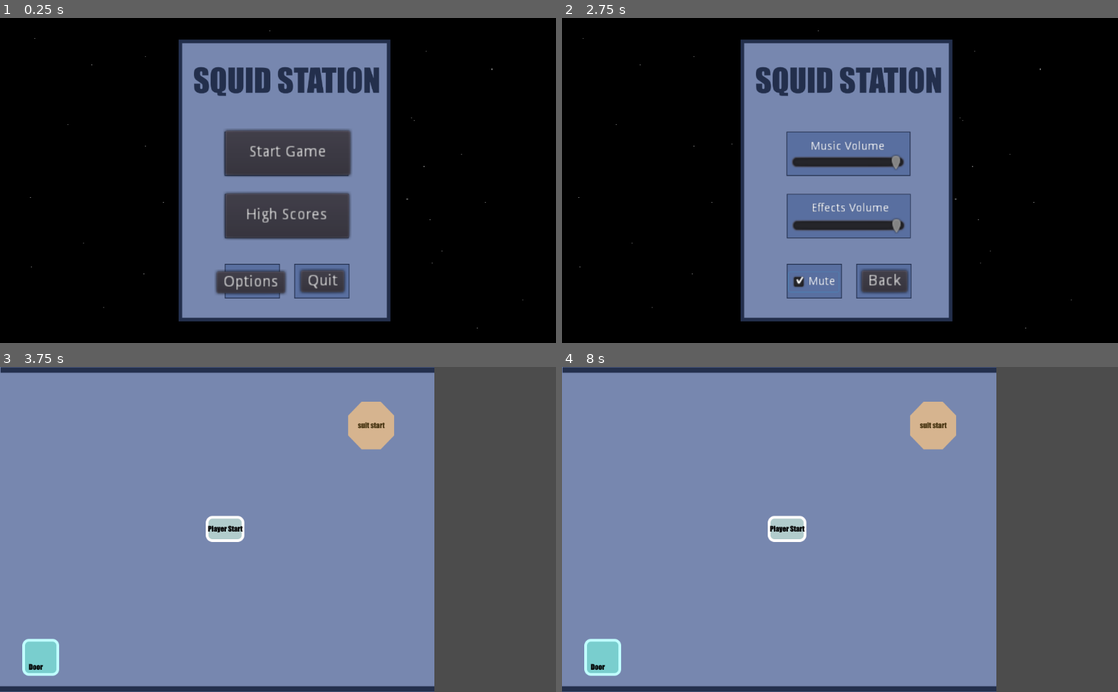
Above: before the commit, frames 1-4 (two rows, left to right).
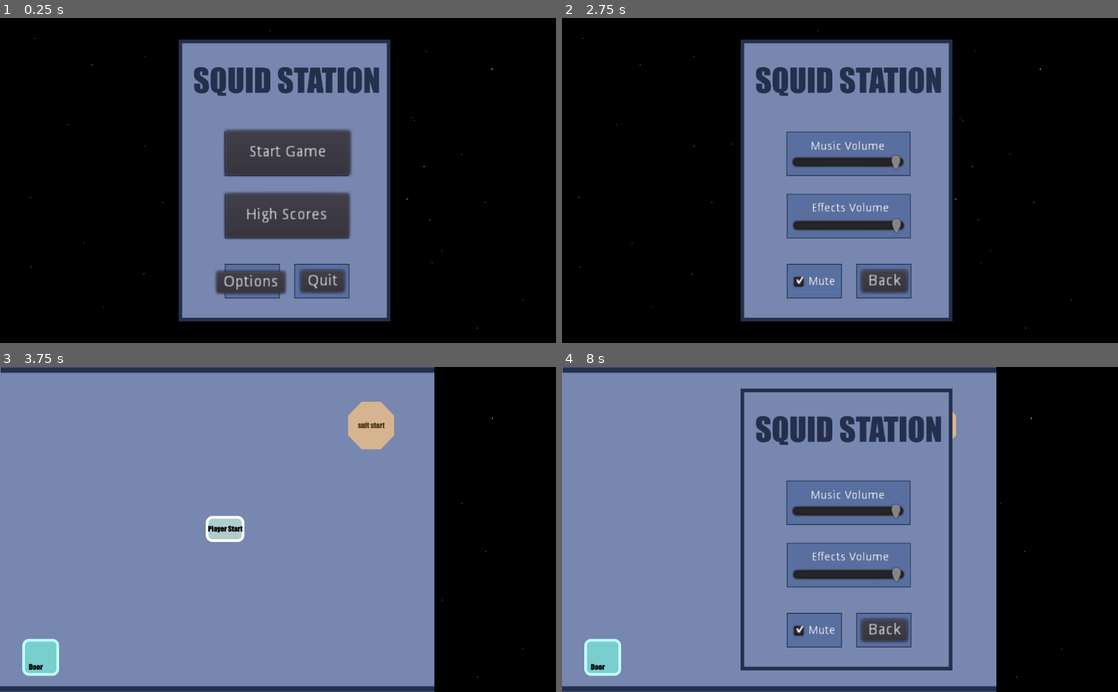
Above: after the commit, the same moments.

Repository: Rathenix/SquidStation
Game: Godot game, scene res://scenes/title_screen.tscn
The game is run twice, just before and just after one commit, with the same random seed, the same clock (stepped at 60 frames per second) and the same inputs. Before the commit the project starts from res://scenes/main_menu.tscn.
Inputs:
- Up to frame 1 (0.25 s): no input
- Up to frame 2 (2.75 s): click "High Scores" at 0.5 s; click "Options" at 1.25 s; click "Mute" at 2 s
- Up to frame 3 (3.75 s): click "Back" at 2.75 s; click "Start Game" at 3.5 s
- Up to frame 4 (8 s): tap Enter at 4.25, 5.75, 7.25 s; tap Space at 5, 6.5 s; tap Escape (ui_pause, bound only after the commit) at 7.9 s

Frames 1-2 are identical in both runs. In frame 3, 22% of the frame differs, in the area x 78-100%, y 0-100%; in frame 4, 35%, in the area x 32-100%, y 0-100%.
Error before the commit: Invalid get index 'high_scores' (on base: 'Dictionary'). (res://scripts/main_menu.gd:24)
Error after the commit: Invalid get index 'high_scores' (on base: 'Dictionary'). (res://scripts/title_screen.gd:9)

Commit message:
Pause Screen and functionality
-Made a new Pause scene
-factored out the paralax background to its own scene that does not pause
-Added functions to Game.gd to load the pause scene and pause the scene tree and unpause and close the pause screen

Diff:
--- a/project.godot
+++ b/project.godot
@@ -11,12 +11,24 @@
 [application]
 
 config/name="SquidStation"
-run/main_scene="res://scenes/main_menu.tscn"
+run/main_scene="res://scenes/title_screen.tscn"
 config/icon="res://icon.png"
 
 [autoload]
 
 Game="*res://scripts/Game.gd"
+
+[input]
+
+ui_cancel={
+"deadzone": 0.5,
+"events": [  ]
+}
+ui_pause={
+"deadzone": 0.5,
+"events": [ Object(InputEventKey,"resource_local_to_scene":false,"resource_name":"","device":0,"alt":false,"shift":false,"control":false,"meta":false,"command":false,"pressed":false,"scancode":16777217,"physical_scancode":0,"unicode":0,"echo":false,"script":null)
+ ]
+}
 
 [physics]
 
--- a/scenes/level1.tscn
+++ b/scenes/level1.tscn
@@ -1,9 +1,14 @@
-[gd_scene load_steps=2 format=2]
+[gd_scene load_steps=4 format=2]
 
 [ext_resource path="res://images/level1.png" type="Texture" id=1]
+[ext_resource path="res://scripts/level1.gd" type="Script" id=2]
+[ext_resource path="res://scenes/space_parallax.tscn" type="PackedScene" id=3]
 
 [node name="level1" type="Node2D"]
+script = ExtResource( 2 )
 
-[node name="background" type="Sprite" parent="."]
+[node name="space_parallax" parent="." instance=ExtResource( 3 )]
+
+[node name="level" type="Sprite" parent="."]
 texture = ExtResource( 1 )
 centered = false
--- a/scenes/main_menu.tscn
+++ /dev/null
@@ -1,119 +0,0 @@
-[gd_scene load_steps=4 format=2]
-
-[ext_resource path="res://images/sapce.png" type="Texture" id=1]
-[ext_resource path="res://images/menu.png" type="Texture" id=2]
-[ext_resource path="res://scripts/main_menu.gd" type="Script" id=3]
-
-[node name="main_menu" type="Node2D"]
-script = ExtResource( 3 )
-
-[node name="ParallaxBackground" type="ParallaxBackground" parent="."]
-scroll_offset = Vector2( 1000, 0 )
-
-[node name="ParallaxLayer" type="ParallaxLayer" parent="ParallaxBackground"]
-motion_mirroring = Vector2( 1024, 0 )
-
-[node name="background" type="Sprite" parent="ParallaxBackground/ParallaxLayer"]
-texture = ExtResource( 1 )
-centered = false
-region_enabled = true
-region_rect = Rect2( 0, 0, 1024, 600 )
-
-[node name="menu" type="Sprite" parent="."]
-position = Vector2( 524, 300 )
-scale = Vector2( 0.65, 0.65 )
-texture = ExtResource( 2 )
-
-[node name="main_controls" type="Node2D" parent="."]
-
-[node name="start_button" type="Button" parent="main_controls"]
-margin_left = 415.0
-margin_top = 208.0
-margin_right = 530.0
-margin_bottom = 249.0
-rect_scale = Vector2( 2, 2 )
-text = "Start Game"
-
-[node name="high_scores_button" type="Button" parent="main_controls"]
-margin_left = 415.0
-margin_top = 324.0
-margin_right = 529.0
-margin_bottom = 365.0
-rect_scale = Vector2( 2, 2 )
-text = "High Scores"
-
-[node name="options_button" type="Button" parent="main_controls"]
-margin_left = 399.0
-margin_top = 468.0
-margin_right = 462.0
-margin_bottom = 488.0
-rect_scale = Vector2( 2, 2 )
-text = "Options"
-
-[node name="quit_button" type="Button" parent="main_controls"]
-margin_left = 554.0
-margin_top = 466.0
-margin_right = 594.0
-margin_bottom = 486.0
-rect_scale = Vector2( 2, 2 )
-text = "Quit"
-
-[node name="options_controls" type="Node2D" parent="."]
-visible = false
-
-[node name="sfx_text" type="RichTextLabel" parent="options_controls"]
-margin_left = 460.0
-margin_top = 341.0
-margin_right = 557.0
-margin_bottom = 381.0
-rect_scale = Vector2( 1.5, 1.5 )
-custom_colors/default_color = Color( 1, 1, 1, 1 )
-text = "Effects Volume"
-
-[node name="music_text" type="RichTextLabel" parent="options_controls"]
-margin_left = 458.0
-margin_top = 227.0
-margin_right = 555.0
-margin_bottom = 267.0
-rect_scale = Vector2( 1.5, 1.5 )
-custom_colors/default_color = Color( 1, 1, 1, 1 )
-text = "Music Volume"
-
-[node name="music_slider" type="HSlider" parent="options_controls"]
-margin_left = 423.0
-margin_top = 250.0
-margin_right = 527.0
-margin_bottom = 266.0
-rect_scale = Vector2( 2, 2 )
-
-[node name="sfx_slider" type="HSlider" parent="options_controls"]
-margin_left = 424.0
-margin_top = 367.0
-margin_right = 528.0
-margin_bottom = 383.0
-rect_scale = Vector2( 2, 2 )
-
-[node name="mute_checkbox" type="CheckBox" parent="options_controls"]
-margin_left = 418.0
-margin_top = 469.0
-margin_right = 479.0
-margin_bottom = 493.0
-rect_scale = Vector2( 1.5, 1.5 )
-text = "Mute"
-
-[node name="back_button" type="Button" parent="options_controls"]
-margin_left = 552.0
-margin_top = 466.0
-margin_right = 594.0
-margin_bottom = 486.0
-rect_scale = Vector2( 2, 2 )
-text = "Back"
-
-[connection signal="pressed" from="main_controls/start_button" to="." method="_on_start_button_pressed"]
-[connection signal="pressed" from="main_controls/high_scores_button" to="." method="_on_high_scores_button_pressed"]
-[connection signal="pressed" from="main_controls/options_button" to="." method="_on_options_button_pressed"]
-[connection signal="pressed" from="main_controls/quit_button" to="." method="_on_quit_button_pressed"]
-[connection signal="value_changed" from="options_controls/music_slider" to="." method="_on_music_slider_value_changed"]
-[connection signal="value_changed" from="options_controls/sfx_slider" to="." method="_on_sfx_slider_value_changed"]
-[connection signal="pressed" from="options_controls/mute_checkbox" to="." method="_on_mute_checkbox_pressed"]
-[connection signal="pressed" from="options_controls/back_button" to="." method="_on_back_button_pressed"]
--- /dev/null
+++ b/scenes/menu.tscn
@@ -0,0 +1,66 @@
+[gd_scene load_steps=3 format=2]
+
+[ext_resource path="res://images/menu.png" type="Texture" id=1]
+[ext_resource path="res://scripts/menu.gd" type="Script" id=2]
+
+[node name="menu" type="Node2D"]
+pause_mode = 2
+script = ExtResource( 2 )
+
+[node name="menu" type="Sprite" parent="."]
+position = Vector2( 524, 300 )
+scale = Vector2( 0.65, 0.65 )
+texture = ExtResource( 1 )
+
+[node name="sfx_text" type="RichTextLabel" parent="."]
+margin_left = 460.0
+margin_top = 341.0
+margin_right = 557.0
+margin_bottom = 381.0
+rect_scale = Vector2( 1.5, 1.5 )
+custom_colors/default_color = Color( 1, 1, 1, 1 )
+text = "Effects Volume"
+
+[node name="music_text" type="RichTextLabel" parent="."]
+margin_left = 458.0
+margin_top = 227.0
+margin_right = 555.0
+margin_bottom = 267.0
+rect_scale = Vector2( 1.5, 1.5 )
+custom_colors/default_color = Color( 1, 1, 1, 1 )
+text = "Music Volume"
+
+[node name="music_slider" type="HSlider" parent="."]
+margin_left = 423.0
+margin_top = 250.0
+margin_right = 527.0
+margin_bottom = 266.0
+rect_scale = Vector2( 2, 2 )
+
+[node name="sfx_slider" type="HSlider" parent="."]
+margin_left = 424.0
+margin_top = 367.0
+margin_right = 528.0
+margin_bottom = 383.0
+rect_scale = Vector2( 2, 2 )
+
+[node name="mute_checkbox" type="CheckBox" parent="."]
+margin_left = 418.0
+margin_top = 469.0
+margin_right = 479.0
+margin_bottom = 493.0
+rect_scale = Vector2( 1.5, 1.5 )
+text = "Mute"
+
+[node name="back_button" type="Button" parent="."]
+margin_left = 552.0
+margin_top = 466.0
+margin_right = 594.0
+margin_bottom = 486.0
+rect_scale = Vector2( 2, 2 )
+text = "Back"
+
+[connection signal="value_changed" from="music_slider" to="." method="_on_music_slider_value_changed"]
+[connection signal="value_changed" from="sfx_slider" to="." method="_on_sfx_slider_value_changed"]
+[connection signal="pressed" from="mute_checkbox" to="." method="_on_mute_checkbox_pressed"]
+[connection signal="pressed" from="back_button" to="." method="_on_back_button_pressed"]
--- /dev/null
+++ b/scenes/space_parallax.tscn
@@ -0,0 +1,20 @@
+[gd_scene load_steps=3 format=2]
+
+[ext_resource path="res://scripts/space_parallax.gd" type="Script" id=1]
+[ext_resource path="res://images/sapce.png" type="Texture" id=2]
+
+[node name="space_parallax" type="Node2D"]
+pause_mode = 2
+script = ExtResource( 1 )
+
+[node name="ParallaxBackground" type="ParallaxBackground" parent="."]
+scroll_offset = Vector2( 1000, 0 )
+
+[node name="ParallaxLayer" type="ParallaxLayer" parent="ParallaxBackground"]
+motion_mirroring = Vector2( 1024, 0 )
+
+[node name="background" type="Sprite" parent="ParallaxBackground/ParallaxLayer"]
+texture = ExtResource( 2 )
+centered = false
+region_enabled = true
+region_rect = Rect2( 0, 0, 1024, 600 )
--- /dev/null
+++ b/scenes/title_screen.tscn
@@ -0,0 +1,54 @@
+[gd_scene load_steps=4 format=2]
+
+[ext_resource path="res://scripts/title_screen.gd" type="Script" id=1]
+[ext_resource path="res://images/menu.png" type="Texture" id=2]
+[ext_resource path="res://scenes/space_parallax.tscn" type="PackedScene" id=3]
+
+[node name="title_screen" type="Node2D"]
+script = ExtResource( 1 )
+
+[node name="space_parallax" parent="." instance=ExtResource( 3 )]
+
+[node name="menu" type="Sprite" parent="."]
+position = Vector2( 524, 300 )
+scale = Vector2( 0.65, 0.65 )
+texture = ExtResource( 2 )
+
+[node name="main_controls" type="Node2D" parent="."]
+
+[node name="start_button" type="Button" parent="main_controls"]
+margin_left = 415.0
+margin_top = 208.0
+margin_right = 530.0
+margin_bottom = 249.0
+rect_scale = Vector2( 2, 2 )
+text = "Start Game"
+
+[node name="high_scores_button" type="Button" parent="main_controls"]
+margin_left = 415.0
+margin_top = 324.0
+margin_right = 529.0
+margin_bottom = 365.0
+rect_scale = Vector2( 2, 2 )
+text = "High Scores"
+
+[node name="options_button" type="Button" parent="main_controls"]
+margin_left = 399.0
+margin_top = 468.0
+margin_right = 462.0
+margin_bottom = 488.0
+rect_scale = Vector2( 2, 2 )
+text = "Options"
+
+[node name="quit_button" type="Button" parent="main_controls"]
+margin_left = 554.0
+margin_top = 466.0
+margin_right = 594.0
+margin_bottom = 486.0
+rect_scale = Vector2( 2, 2 )
+text = "Quit"
+
+[connection signal="pressed" from="main_controls/start_button" to="." method="_on_start_button_pressed"]
+[connection signal="pressed" from="main_controls/high_scores_button" to="." method="_on_high_scores_button_pressed"]
+[connection signal="pressed" from="main_controls/options_button" to="." method="_on_options_button_pressed"]
+[connection signal="pressed" from="main_controls/quit_button" to="." method="_on_quit_button_pressed"]
--- a/scripts/Game.gd
+++ b/scripts/Game.gd
@@ -11,7 +11,8 @@
 }
 
 var Screens = {
-	"main_menu": "res://scenes/main_menu.tscn",
+	"title_screen": "res://scenes/title_screen.tscn",
+	"menu": "res://scenes/menu.tscn",
 	"level1": "res://scenes/level1.tscn",
 	"level2": "path/to/scene.tscn",
 }
@@ -21,3 +22,15 @@
 	"music_volume": 100,
 	"mute": false,
 }
+
+var menu_preload = preload("res://scenes/menu.tscn")
+var menu
+
+func open_menu():
+	menu = menu_preload.instance()
+	get_tree().get_current_scene().add_child(menu)
+	get_tree().paused = true
+
+func close_menu():
+	menu.queue_free()
+	get_tree().paused = false
--- /dev/null
+++ b/scripts/level1.gd
@@ -0,0 +1,5 @@
+extends Node2D
+
+func _input(event):
+	if event.is_action_pressed("ui_pause"):
+		Game.open_menu()
--- a/scripts/main_menu.gd
+++ /dev/null
@@ -1,44 +0,0 @@
-extends Node2D
-
-onready var backgroundParalax = $ParallaxBackground/ParallaxLayer
-onready var main_controls = $main_controls
-onready var options_controls = $options_controls
-onready var sfx_slider = $options_controls/sfx_slider
-onready var music_slider = $options_controls/music_slider
-onready var mute_checkbox = $options_controls/mute_checkbox
-
-func _ready():
-	main_controls.visible = true
-	options_controls.visible = false
-	mute_checkbox.pressed = Game.Options.mute
-	sfx_slider.value = Game.Options.sfx_volume
-	music_slider.value = Game.Options.music_volume
-
-func _process(delta):
-	backgroundParalax.motion_offset.x -= delta * 10
-
-func _on_start_button_pressed():
-	get_tree().change_scene(Game.Screens.level1)
-
-func _on_high_scores_button_pressed():
-	get_tree().change_scene(Game.Screens.high_scores)
-
-func _on_options_button_pressed():
-	main_controls.visible = false
-	options_controls.visible = true
-
-func _on_quit_button_pressed():
-	get_tree().quit()
-
-func _on_back_button_pressed():
-	main_controls.visible = true
-	options_controls.visible = false
-
-func _on_mute_checkbox_pressed():
-	Game.Options.mute = mute_checkbox.pressed
-
-func _on_sfx_slider_value_changed(value):
-	Game.Options.sfx_volume = sfx_slider.value
-
-func _on_music_slider_value_changed(value):
-	Game.Options.music_volume = music_slider.value
--- /dev/null
+++ b/scripts/menu.gd
@@ -0,0 +1,22 @@
+extends Node2D
+
+onready var sfx_slider = $sfx_slider
+onready var music_slider = $music_slider
+onready var mute_checkbox = $mute_checkbox
+
+func _ready():
+	mute_checkbox.pressed = Game.Options.mute
+	sfx_slider.value = Game.Options.sfx_volume
+	music_slider.value = Game.Options.music_volume
+
+func _on_back_button_pressed():
+	Game.close_menu()
+
+func _on_mute_checkbox_pressed():
+	Game.Options.mute = mute_checkbox.pressed
+
+func _on_sfx_slider_value_changed(value):
+	Game.Options.sfx_volume = sfx_slider.value
+
+func _on_music_slider_value_changed(value):
+	Game.Options.music_volume = music_slider.value
--- /dev/null
+++ b/scripts/space_parallax.gd
@@ -0,0 +1,6 @@
+extends Node2D
+
+onready var backgroundParalax = $ParallaxBackground/ParallaxLayer
+
+func _process(delta):
+	backgroundParalax.motion_offset.x -= delta * 10
--- /dev/null
+++ b/scripts/title_screen.gd
@@ -0,0 +1,15 @@
+extends Node2D
+
+
+
+func _on_start_button_pressed():
+	get_tree().change_scene(Game.Screens.level1)
+
+func _on_high_scores_button_pressed():
+	get_tree().change_scene(Game.Screens.high_scores)
+
+func _on_options_button_pressed():
+	Game.open_menu()
+
+func _on_quit_button_pressed():
+	get_tree().quit()
